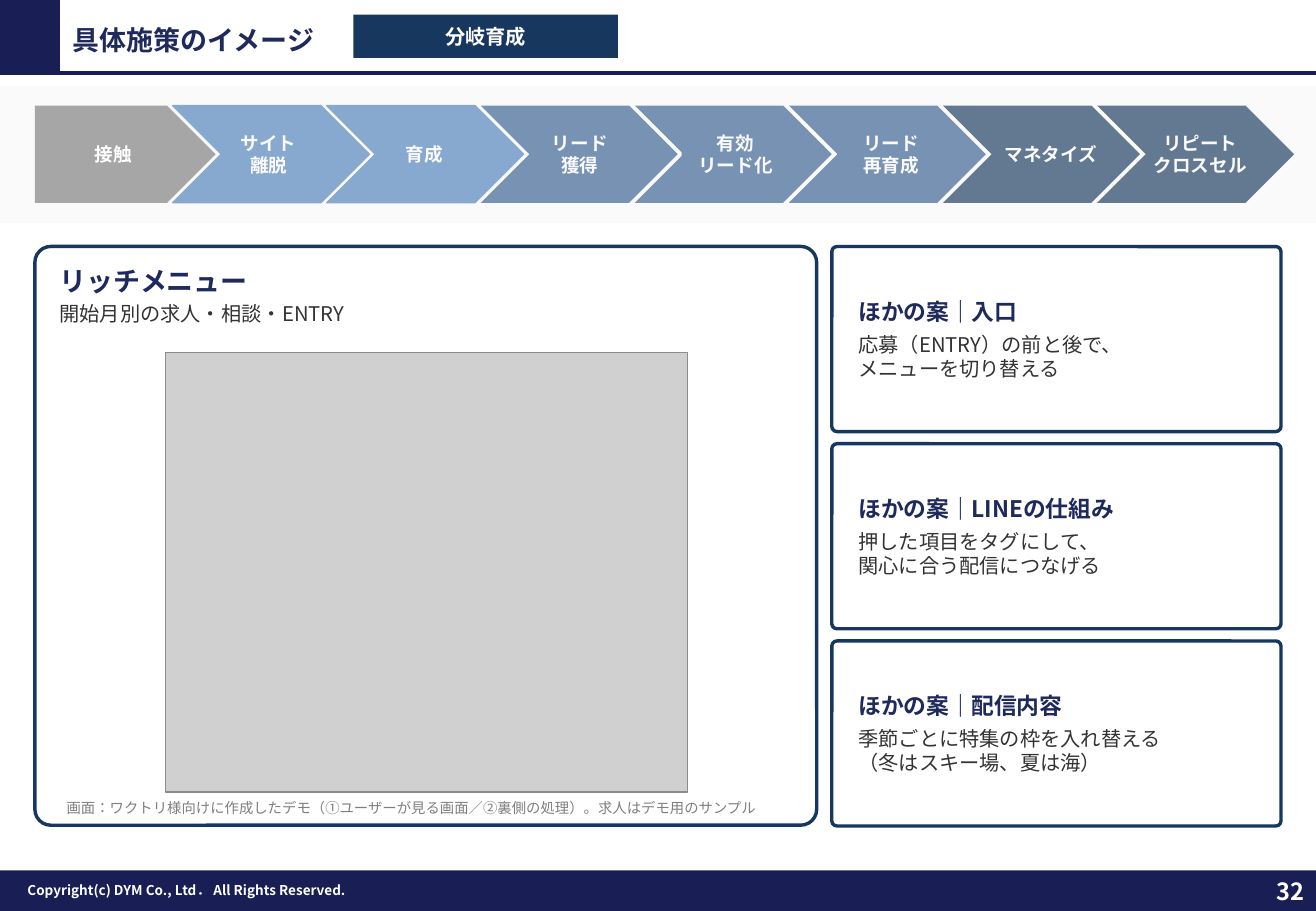
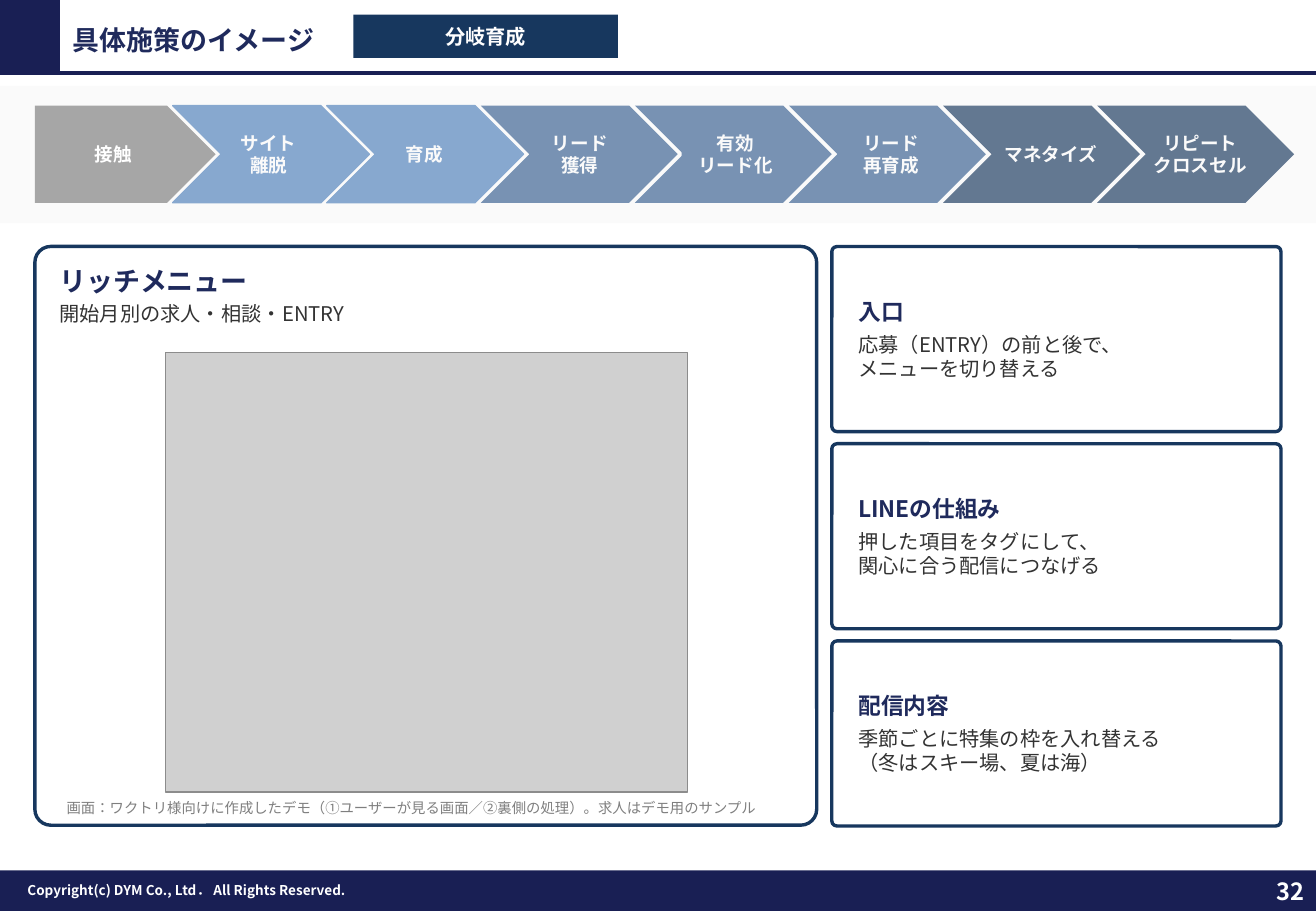
Before and after one commit to tonomura-r-dev/folder, a slide deck: slide 32 of 202610_株式会社ワクトリ御中_LINE公式アカウント運用のご提案_v6.pptx. Drawn at 1316x911 pixels with LibreOffice and Linux fonts; fonts in the diff are those of the drawing; grey boxes stand for pictures; background and template pictures are left out. Boxes give left, top, right and bottom in pixels: in the first picture for what was removed or moved away, otherwise in the second. Text is boxed around its words. In the diff, an @@ line names an element or a change of style, - is before the commit and + after.

```diff
--- a/202610_株式会社ワクトリ御中_LINE公式アカウント運用のご提案_v6.pptx
+++ b/202610_株式会社ワクトリ御中_LINE公式アカウント運用のご提案_v6.pptx
@@ text at (858, 302, 903, 322): text changed @@
-ほかの案｜入口
+入口
@@ text at (858, 498, 1000, 519): text changed @@
-ほかの案｜LINEの仕組み
+LINEの仕組み
@@ text at (858, 694, 949, 716): text changed @@
-ほかの案｜配信内容
+配信内容
```
Also in this commit, not shown: 6 other slides changed, 4 other files.
